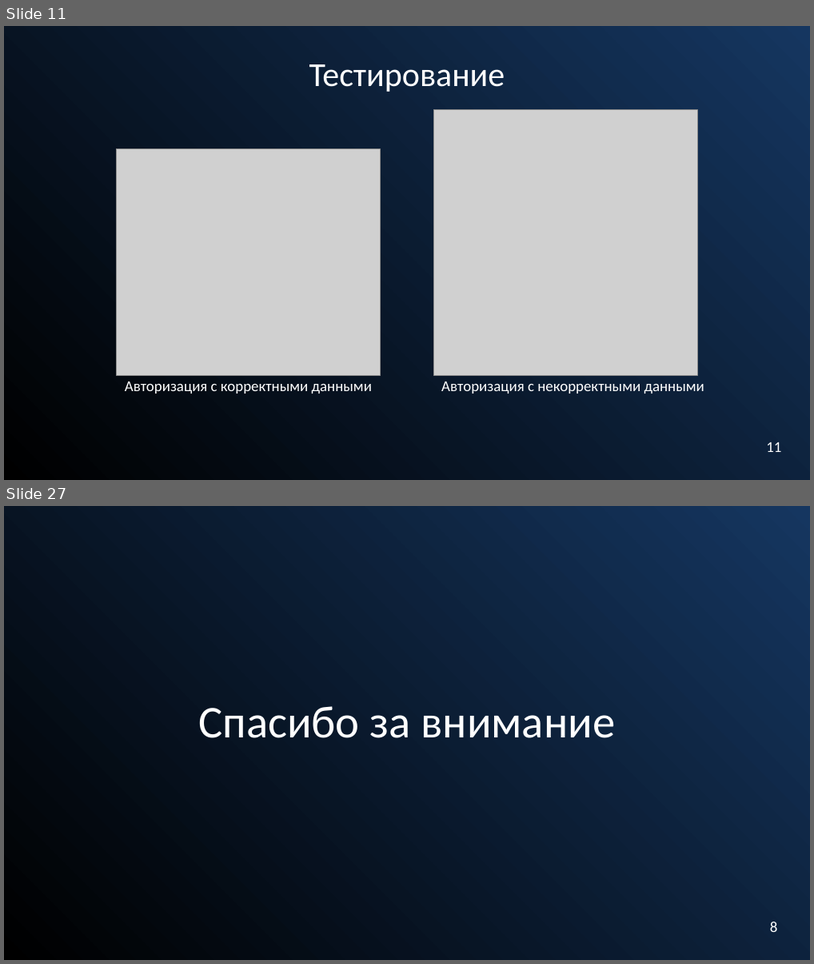
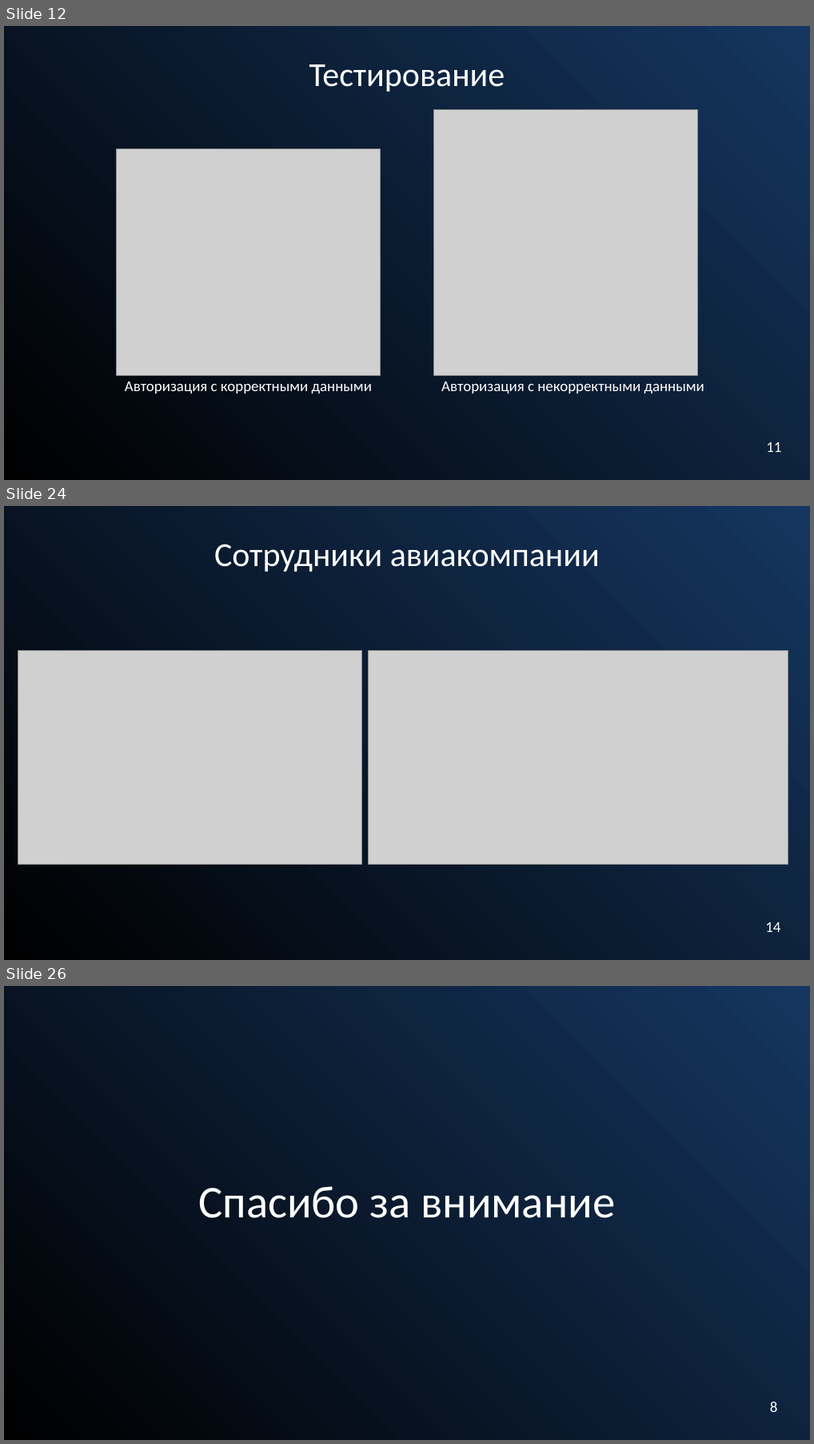
Before and after one commit to Alfamodik/AirCharter, a slide deck: Docs/ВКР/Презентация на защиту диплома.pptx. Shown one above the other, each under a label of ours: slides 11 and 27 before the commit, slides 12, 24 and 26 after it; the slides between them are not shown. The pictures are 814x964 and 814x1444 pixels, drawn with LibreOffice and Linux fonts; fonts in the diff are those of the drawing; grey boxes stand for pictures. Boxes give left, top, right and bottom in pixels: in the first picture for what was removed or moved away, otherwise in the second. Text is boxed around its words. In the diff, an @@ line names an element or a change of style, - is before the commit and + after.

```diff
--- a/Docs/ВКР/Презентация на защиту диплома.pptx
+++ b/Docs/ВКР/Презентация на защиту диплома.pptx
@@ slide 24 added at bbox=[4, 506, 810, 960], background gradient #153660 to #000000 @@
@@ subtitle added at bbox=[214, 544, 600, 572], 40 pt, text #FFFFFF @@
+Сотрудники авиакомпании
@@ picture added at bbox=[18, 651, 362, 864] @@
@@ picture added at bbox=[369, 651, 790, 864] @@
@@ text added at bbox=[766, 922, 781, 932], 18 pt, text #FFFFFF @@
+14
@@ what was slide 11 is now slide 12 @@
@@ what was slide 27 is now slide 26 @@
```
Also in this commit, not shown: 14 slides changed, 2 other slides added, 5 slides removed, 2 other files.
